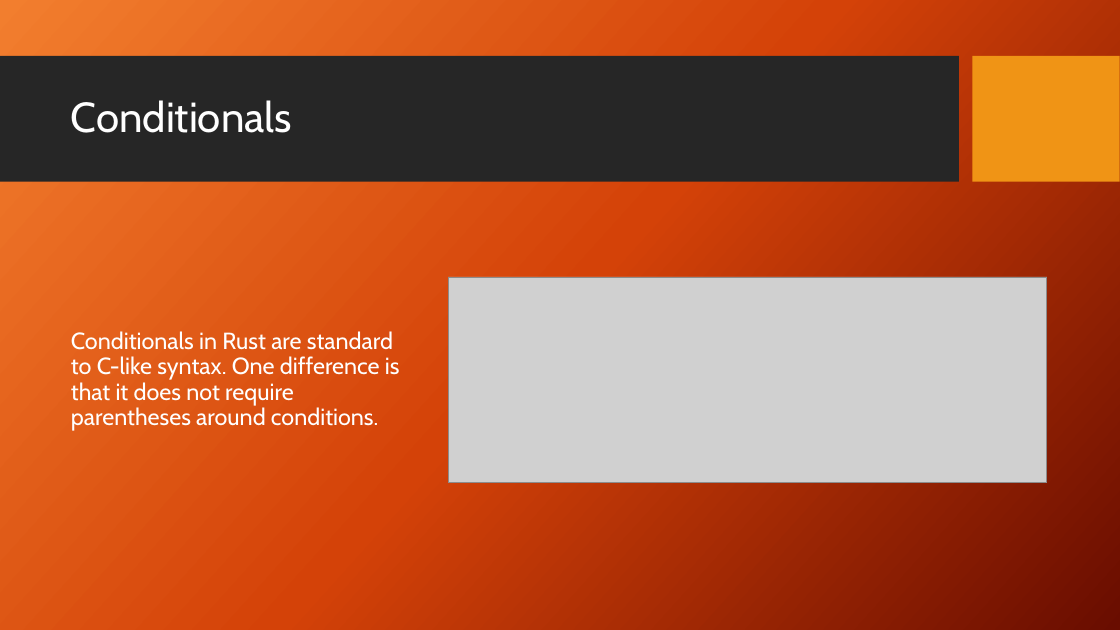
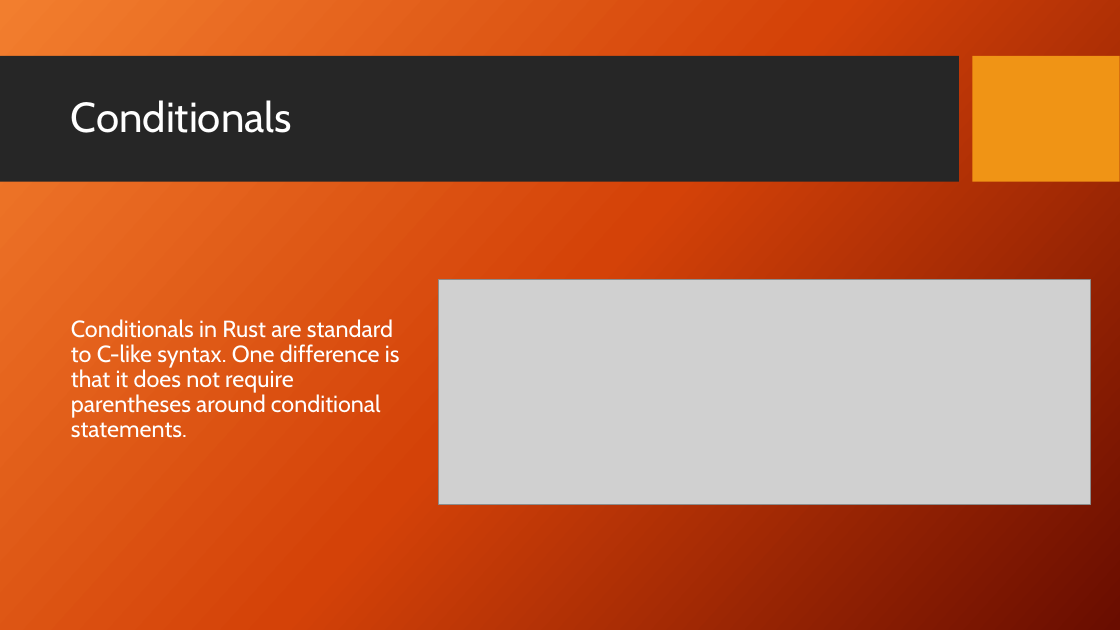
Before and after one commit to DaniloHP/csc372project1, a slide deck: slide 12 of Rust.pptx. Drawn at 1120x630 pixels with LibreOffice and Linux fonts; fonts in the diff are those of the drawing; grey boxes stand for pictures; background and template pictures are left out. Boxes give left, top, right and bottom in pixels: in the first picture for what was removed or moved away, otherwise in the second. Text is boxed around its words. In the diff, an @@ line names an element or a change of style, - is before the commit and + after.

Commit message:
rust pptx updated after first run through

```diff
--- a/Rust.pptx
+++ b/Rust.pptx
@@ picture resized from (x1=449, y1=277, x2=1048, y2=483) to (x1=439, y1=280, x2=1091, y2=504) @@
@@ text at (x1=71, y1=319, x2=400, y2=438): text changed @@
-Conditionals in Rust are standard to C-like syntax. One difference is that it does not require parentheses around conditions.
+Conditionals in Rust are standard to C-like syntax. One difference is that it does not require parentheses around conditional statements.
```
Also in this commit, not shown: 14 other slides changed.
